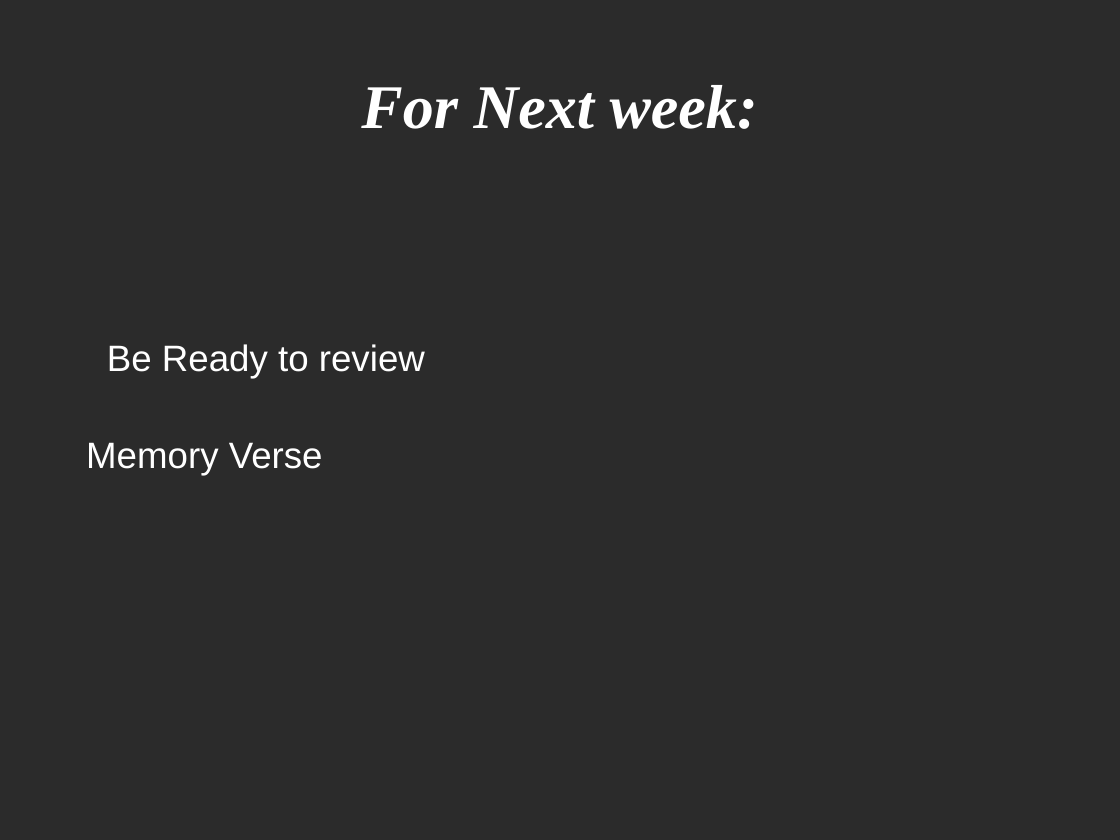
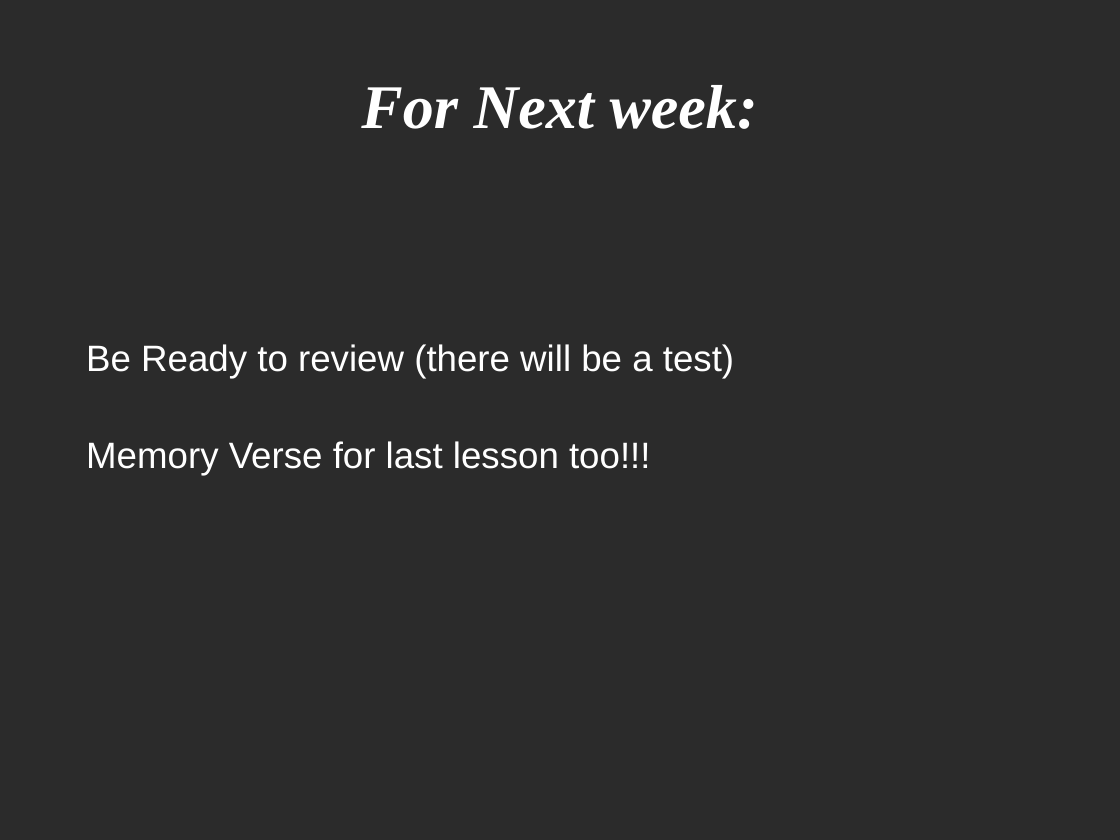
Before and after one commit to qrprat77/sunday_nite_class, a slide deck: slide 5 of Hebrews_Part_1/Presentations/chapter_3.odp. Drawn at 1120x840 pixels with LibreOffice and Linux fonts; fonts in the diff are those of the drawing; background and template pictures are left out; a plain dark background stands for a picture behind light text. Boxes give left, top, right and bottom in pixels: in the first picture for what was removed or moved away, otherwise in the second. Text is boxed around its words. In the diff, an @@ line names an element or a change of style, - is before the commit and + after.

Commit message:
finalizing chapter three lesson

```diff
--- a/Hebrews_Part_1/Presentations/chapter_3.odp
+++ b/Hebrews_Part_1/Presentations/chapter_3.odp
@@ text at [86,344,734,378]: text changed @@
-Be Ready to review
+Be Ready to review (there will be a test)
@@ text at [86,441,650,475]: text changed @@
-Memory Verse
+Memory Verse for last lesson too!!!
```
Also in this commit, not shown: 1 other slide changed, 1 other file.
